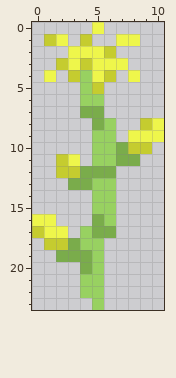
Two states of a pixel-art file, Assets/Sprites/Brute/Plantation/corn.aseprite. Above: the version before the commit.
11x24 pixels, 1 frame.
The same view after the edit:
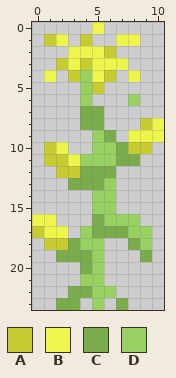
Palette (. is transparent): A #c5cc2f  B #eef64b  C #7aac4b  D #98d161
Message: 🎨 consertando e exportando sprite de milho.
Edits made:
@@ x 0..10 @@
  5 ....DA.....
- 6 ....DD.....
+ 6 ....D...D..
  7 ....CC.....
- 8 .....CD..AB
- 9 .....DD.BBB
-10 .....DDCAA.
-11 ..AB.DDCC..
+ 8 ....CC...AB
+ 9 .....DC.BBB
+10 .AB..DDCAA.
+11 .AABDDDCC..
 12 ..AACCC....
-13 ...CCDD....
+13 ...CCCD....
 14 .....DD....
 15 .....DD....
-16 BB...CD....
-17 ABB.DCC....
-18 .AACDD.....
-19 ..CCCD.....
+16 BB...CDDD..
+17 ABB.DCCCDD.
+18 .AACDD..CD.
+19 ..CCCD...C.
 20 ....CD.....
 21 ....DD.....
-22 ....DD.....
-23 .....D.....
+22 ...CCDD....
+23 ..CC.D.C...
Boxes around the changes in both pictures, in picture pixels (x1, y1, x2, y2):
changed: (44, 94, 152, 310)
